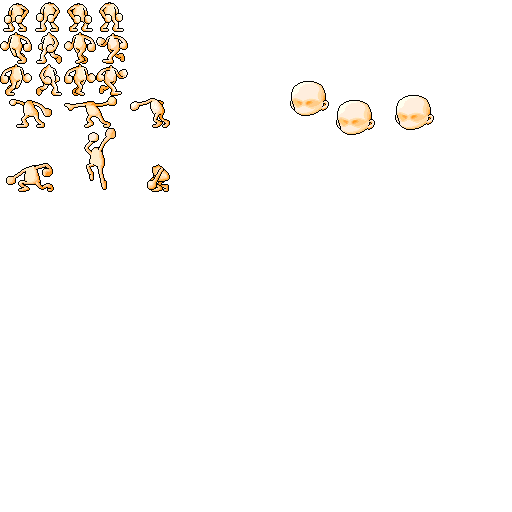
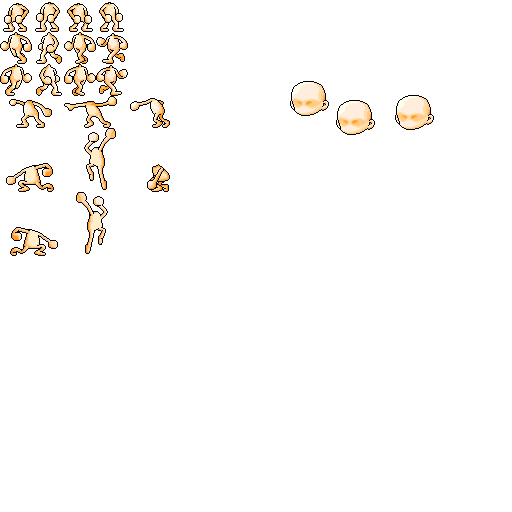
Before/after of a 512×512 layered artwork. What changed in the layer stack:
added group "jump_right" with 8 layers above "jump_left" over [10, 192, 108, 256]
added group "frame_1" (1st of 6, in "jump_right") with 3 layers in group "jump_right" over [10, 227, 58, 256]
added layer "hand_r" (1st of 5, in "jump_right" › "frame_1") in group "frame_1" over [48, 240, 58, 249]
added layer "arm_l" (1st of 14, in "jump_right" › "frame_1") in group "frame_1" over [11, 227, 30, 241]
added layer "body" (1st of 14, in "jump_right" › "frame_1") in group "frame_1" over [10, 229, 54, 256]
added group "frame_2" (1st of 6, in "jump_right") with 3 layers in group "jump_right" over [76, 192, 108, 254]
added layer "arm_l" (2nd of 14, in "jump_right" › "frame_2") in group "frame_2" over [76, 192, 94, 216]
added layer "arm_r" in group "frame_2" over [93, 196, 108, 219]
added layer "body" (2nd of 14, in "jump_right" › "frame_2") in group "frame_2" over [85, 211, 106, 254]
